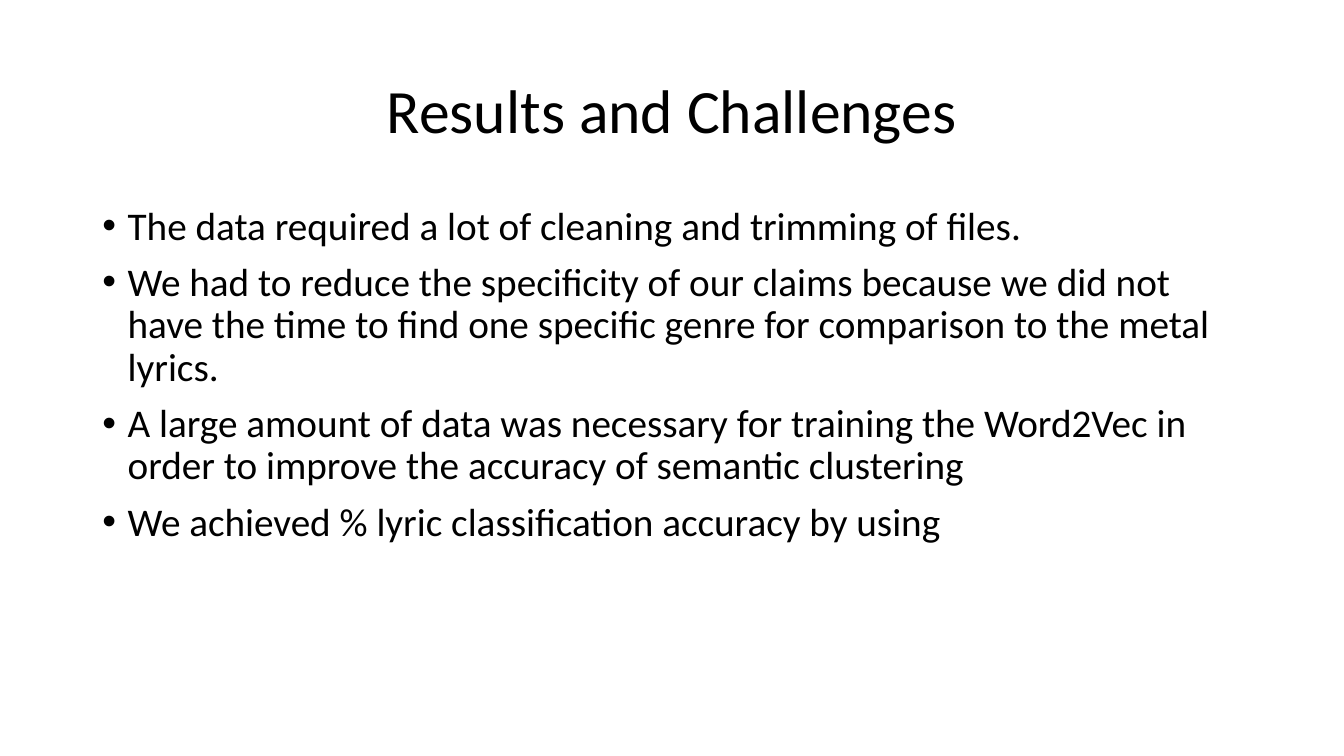
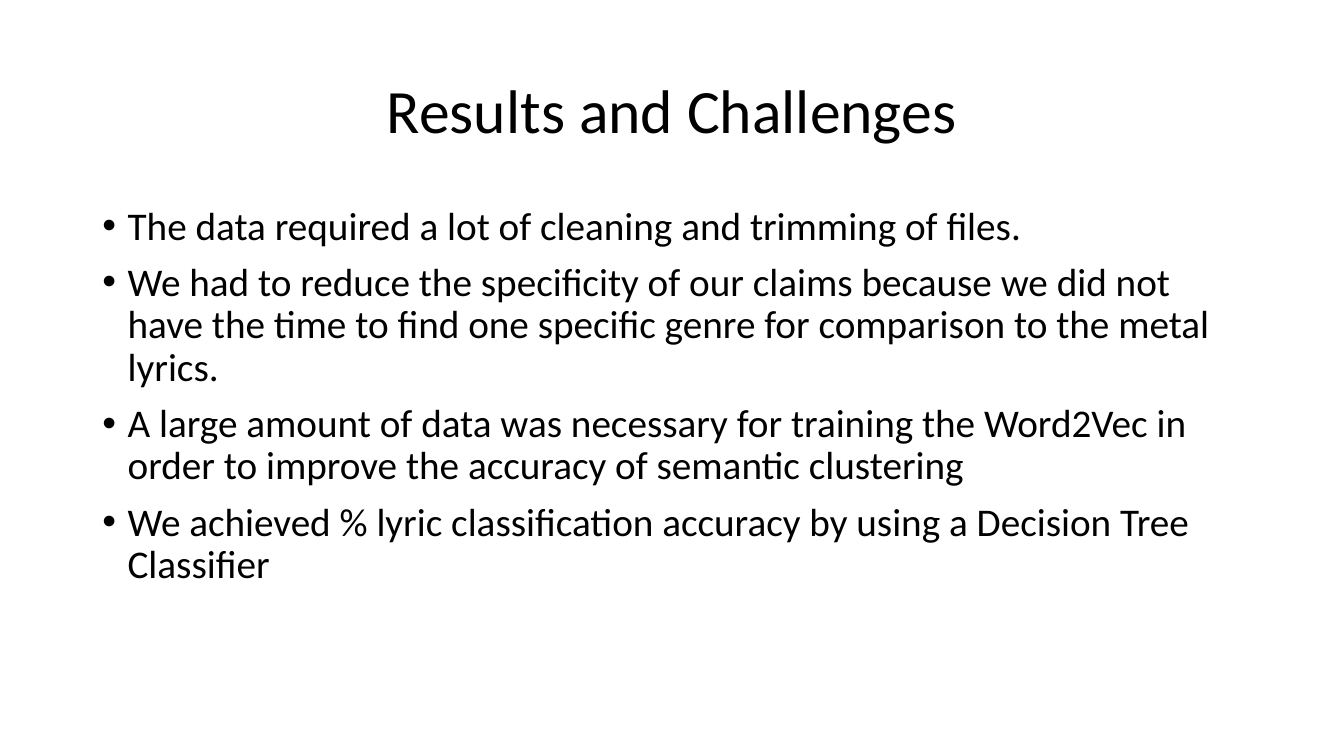
Before and after one commit to eileenblum/Music-Project, a slide deck: slide 4 of erdos-music_project.pptx. Drawn at 1344x756 pixels with LibreOffice and Linux fonts; fonts in the diff are those of the drawing. Boxes give left, top, right and bottom in pixels: in the first picture for what was removed or moved away, otherwise in the second. Text is boxed around its words. In the diff, an @@ line names an element or a change of style, - is before the commit and + after.

```diff
--- a/erdos-music_project.pptx
+++ b/erdos-music_project.pptx
@@ text at bbox=[128, 508, 1189, 579]: text changed @@
-• We achieved % lyric classification accuracy by using
+• We achieved % lyric classification accuracy by using a Decision Tree Classifier
```
Also in this commit, not shown: 2 slides added, 2 other files.
